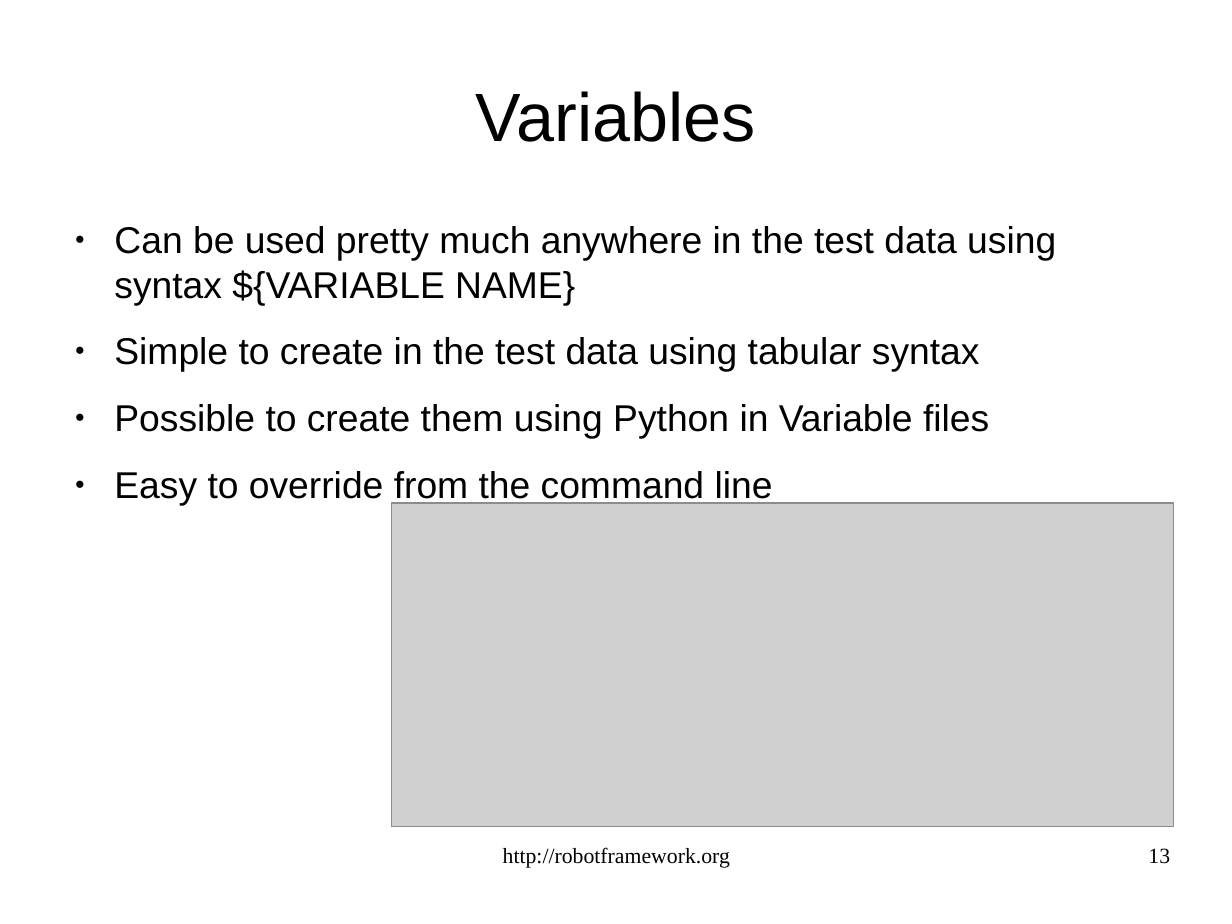
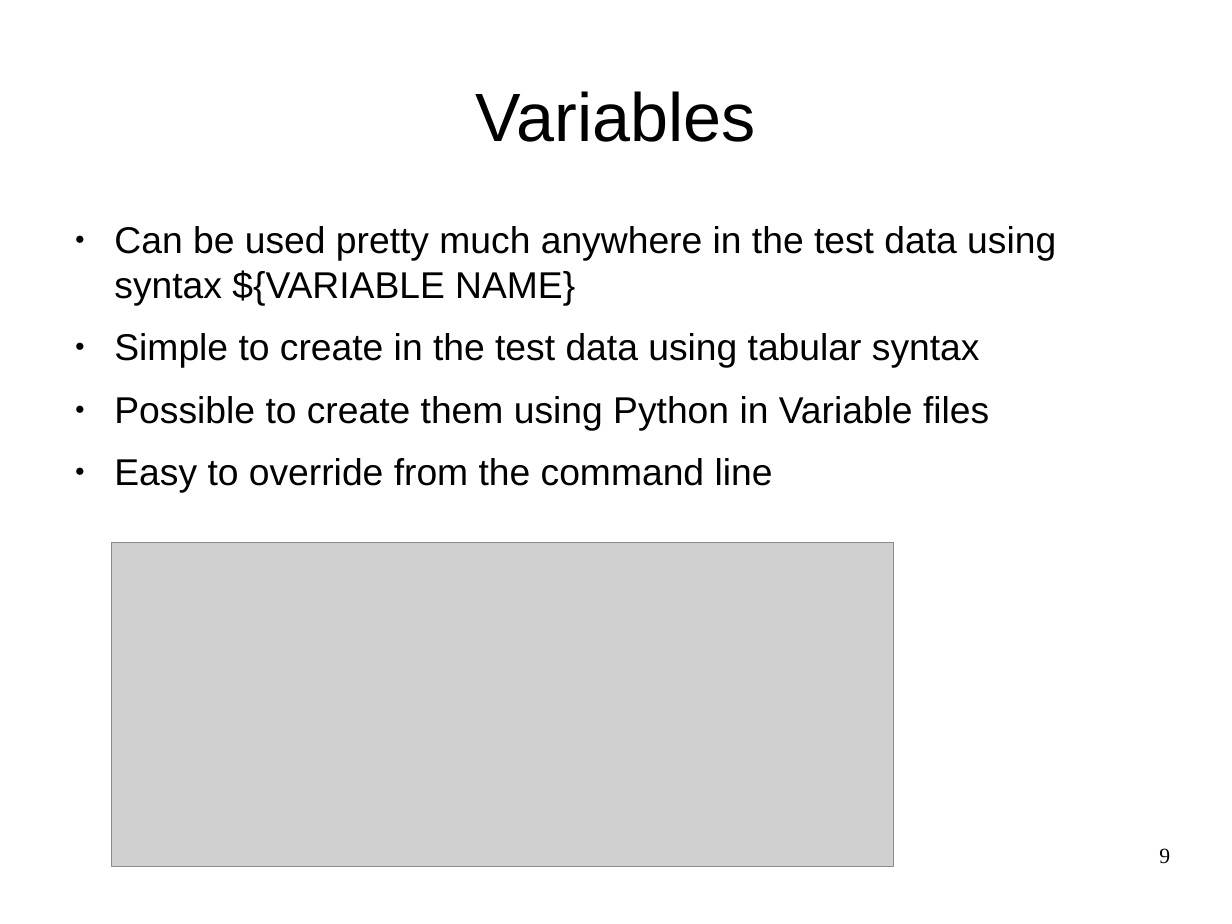
Before and after one commit to gdw2/robot-framework, a slide deck: slide 9 of proto/slides/demoslides.odp (slide 13 before the commit). Drawn at 1232x924 pixels with LibreOffice and Linux fonts; fonts in the diff are those of the drawing; grey boxes stand for pictures. Boxes give left, top, right and bottom in pixels: in the first picture for what was removed or moved away, otherwise in the second. Text is boxed around its words. In the diff, an @@ line names an element or a change of style, - is before the commit and + after.

Commit message:
slightly updated to be used in an introduction session today

```diff
--- a/proto/slides/demoslides.odp
+++ b/proto/slides/demoslides.odp
@@ text "Can be used pretty much ..." at (x1=114, y1=226, x2=1056, y2=493): less space between paragraphs @@
@@ picture moved from (x1=391, y1=503, x2=1174, y2=827) to (x1=112, y1=542, x2=894, y2=866) @@
@@ text removed at (x1=503, y1=847, x2=730, y2=868) @@
-http://robotframework.org
@@ page number at (x1=1159, y1=848, x2=1170, y2=864): text changed @@
-13
+9
```
Also in this commit, not shown: 25 other slides changed, 1 slide added, 1 slide removed.
